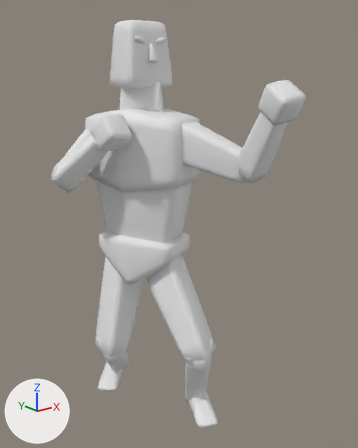
An edit to the FBX model Assets/GOAP - DevLog #2 (Demo)/Models/SM_SimpleHumanoid.fbx, drawn before and after from the same camera.
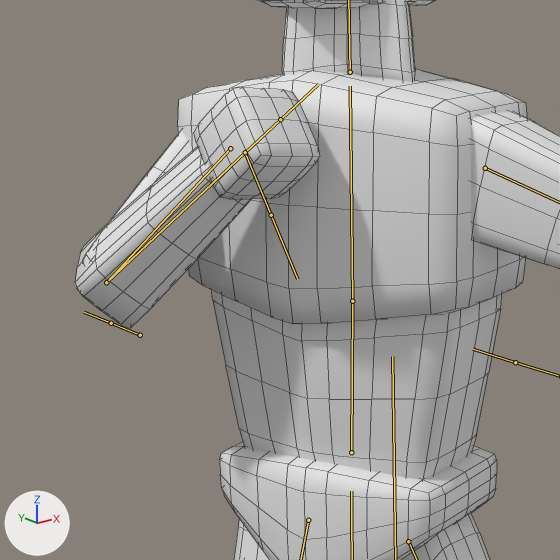
Each version appears first whole from a camera (50 mm lens) standing at (-1.378, -1.904, 1.657) and looking at (-0.054, -0.248, 0.995), and next in a close-up on the part from 7% to 59% of the width and 19% to 60% of the height. The lights are fixed; the arrows at lower left show +X, +Y and +Z. Both versions are drawn at frame 16 of the action 'SM_SimpleHumanoid|Fight'; the numbers are the values there. The bones that bend it are drawn over the model as lines in the close-ups. The close-ups show mesh edges as thin lines.

Names of what the first close-up shows: 'SM_SimpleHumanoidMesh'.
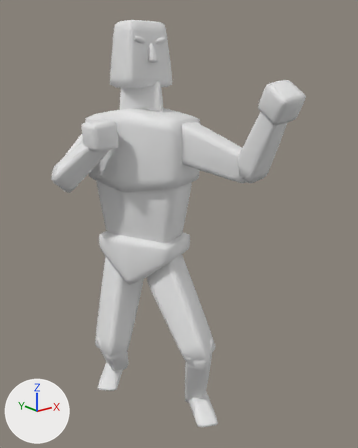
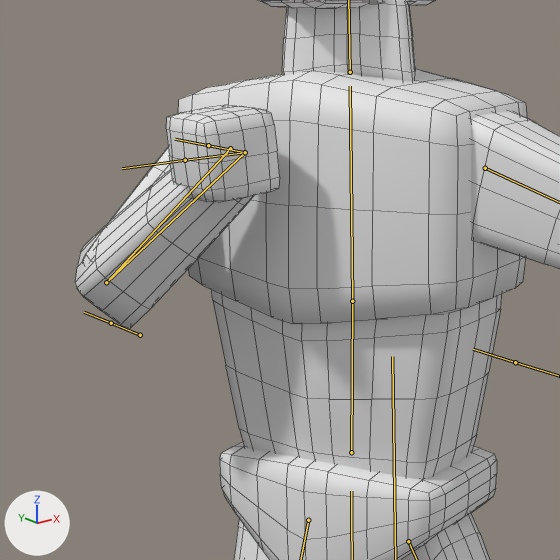
Changed parts and their boxes (x1, y1, x2, y2) in the close-ups (560 x 560 px):
'SM_SimpleHumanoidMesh', posed: (75, 0, 560, 560) in both
bone 'hand.l', root to tip: before (245, 152) to (280, 119); after (245, 152) to (185, 160)

What the commit changed:
Bone 'hand.l' (bone_hand_l) turns from (4, 125, 22) to (-80, 37, 59) degrees about its own x, y and z.
